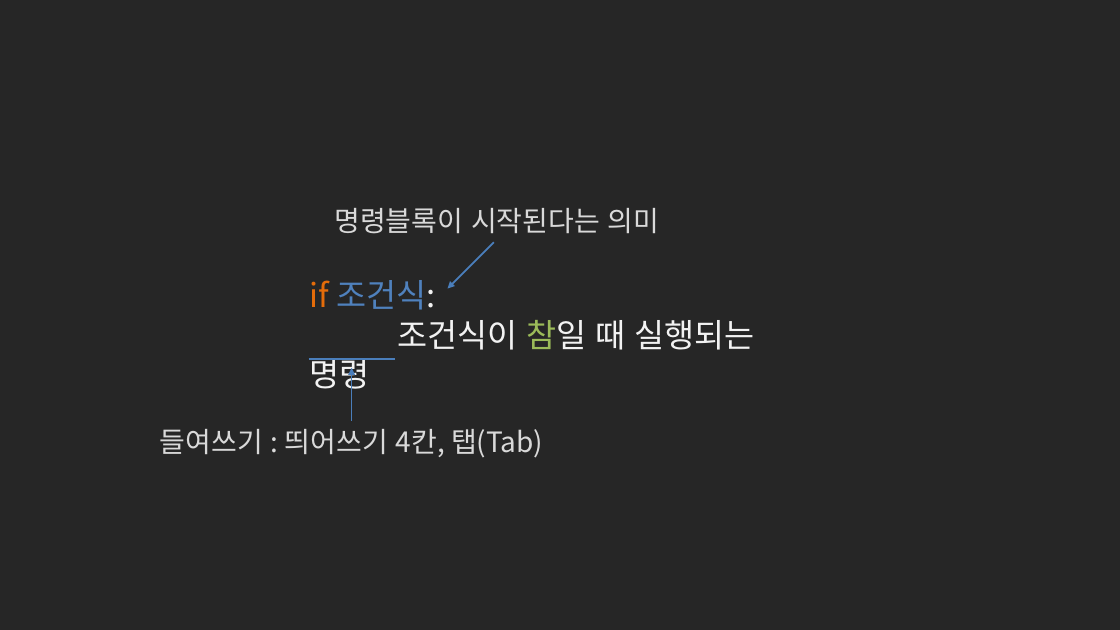
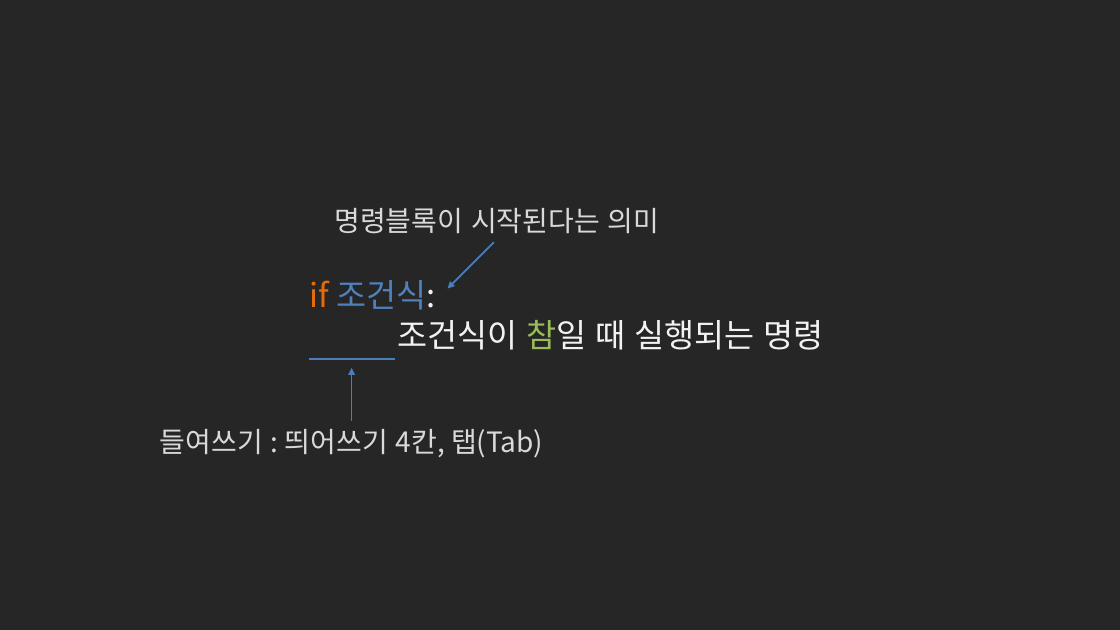
Before and after one commit to kwonkijun/python, a slide deck: slide 11 of 파이썬기초(PPT)/NEW_2021버전/파이썬 기초 6강_조건문.pptx (slide 10 before the commit). Drawn at 1120x630 pixels with LibreOffice and Linux fonts; fonts in the diff are those of the drawing. Boxes give left, top, right and bottom in pixels: in the first picture for what was removed or moved away, otherwise in the second. Text is boxed around its words. In the diff, an @@ line names an element or a change of style, - is before the commit and + after.

```diff
--- a/파이썬기초(PPT)/NEW_2021버전/파이썬 기초 6강_조건문.pptx
+++ b/파이썬기초(PPT)/NEW_2021버전/파이썬 기초 6강_조건문.pptx
@@ text "if 조건식:" rewrapped from bbox=[309, 280, 755, 394] to bbox=[309, 280, 824, 350] @@
```
Also in this commit, not shown: 2 other slides changed, 2 slides added, 1 slide removed, 32 other files.
